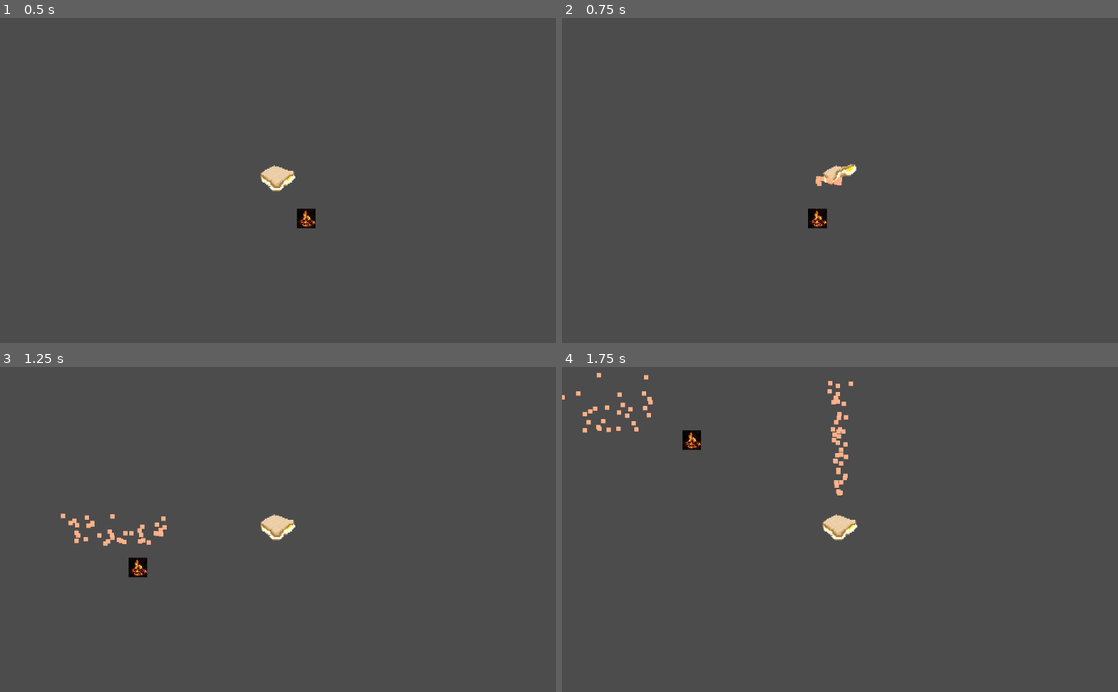
Above: before the commit, frames 1-4 (two rows, left to right).
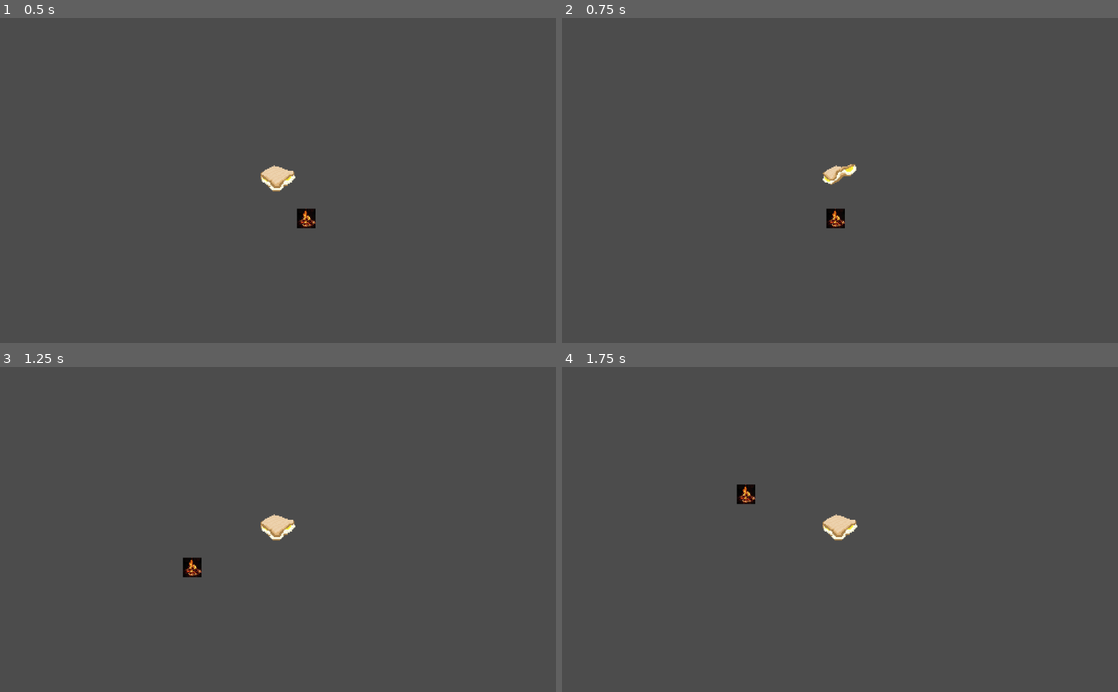
Above: after the commit, the same moments.

Repository: NomisIV/game21
Game: Godot game, scene res://main.tscn
The game is run twice, just before and just after one commit, with the same random seed, the same clock (stepped at 60 frames per second) and the same inputs.
Inputs:
- Up to frame 1 (0.5 s): no input
- Up to frame 2 (0.75 s): tap Enter at 0.5 s; hold D (move_right) from 0.53 s (still down); tap Shift (dodge) at 0.6 s
- Up to frame 3 (1.25 s): keep holding D (move_right)
- Up to frame 4 (1.75 s): release D (move_right) at 1.28 s; hold S (move_down) from 1.28 s (still down); tap Shift (dodge) at 1.35 s

Frame 1 is identical in both runs. In frame 2, 0.5% of the frame differs, in the area x 44-51%, y 48-65%; in frame 3, 0.8%; in frame 4, 1.1%, in the area x 0-53%, y 1-43%.

Commit message:
Add caviar (Kalles randiga, to be specific)

Diff:
--- a/aggmackan/Player.gd
+++ b/aggmackan/Player.gd
@@ -1,9 +1,15 @@
 extends KinematicBody2D
+
+enum Items {
+	NONE,
+	EGG,
+	CAVIAR,
+}
 
 const NORMAL_SPEED = 150
 const EGG_SPEED = 100
 var speed = NORMAL_SPEED
-var has_egg : bool = false
+var equipped_item = Items.NONE
 var dodge_speed = 400
 var dodge_time = 0.2
 var hp = 3
@@ -34,7 +40,7 @@
 	if Input.is_action_pressed("move_right"):
 		vel.x = speed
 
-	if Input.is_action_just_released("dodge"):
+	if Input.is_action_just_released("dodge") and equipped_item == Items.CAVIAR:
 		dodge_emmiter.rotation_degrees = 0
 		dodge_emmiter.rotate(vel.angle()+PI/2)
 		dodge_timer.start(dodge_time)
@@ -65,10 +71,13 @@
 
 
 func pick_up_egg():
-	has_egg = true
+	equipped_item = Items.EGG
 	speed = EGG_SPEED
 
 func drop_of_egg():
-	has_egg = false
+	equipped_item = Items.NONE
 	score += 1
 	speed = NORMAL_SPEED
+
+func pick_up_caviar():
+	equipped_item = Items.CAVIAR
--- a/aggmackan/Player.tscn
+++ b/aggmackan/Player.tscn
@@ -8,7 +8,6 @@
 [ext_resource path="res://assets/sprites/Kviar_par.png" type="Texture" id=6]
 
 [sub_resource type="RectangleShape2D" id=1]
-extents = Vector2( 12.7049, 10.5942 )
 
 [sub_resource type="SpriteFrames" id=2]
 animations = [ {
--- /dev/null
+++ b/aggmackan/caviar.gd
@@ -0,0 +1,14 @@
+extends Area2D
+
+onready var collisionBox = get_node("CollisionShape2D")
+
+# Called when the node enters the scene tree for the first time.
+func _ready():
+	pass # Replace with function body.
+
+# Called every frame. 'delta' is the elapsed time since the previous frame.
+func _process(delta):
+	for body in get_overlapping_bodies():
+		if body.has_method("pick_up_caviar"):
+			body.pick_up_caviar();
+			queue_free()
--- /dev/null
+++ b/aggmackan/caviar.tscn
@@ -0,0 +1,17 @@
+[gd_scene load_steps=4 format=2]
+
+[ext_resource path="res://caviar.gd" type="Script" id=1]
+[ext_resource path="res://assets/sprites/kalles.jpg" type="Texture" id=2]
+
+[sub_resource type="CircleShape2D" id=1]
+radius = 36.6742
+
+[node name="Area2D" type="Area2D"]
+script = ExtResource( 1 )
+
+[node name="CollisionShape2D" type="CollisionShape2D" parent="."]
+shape = SubResource( 1 )
+
+[node name="Sprite" type="Sprite" parent="."]
+scale = Vector2( 0.1, 0.1 )
+texture = ExtResource( 2 )
--- a/aggmackan/main.tscn
+++ b/aggmackan/main.tscn
@@ -1,5 +1,6 @@
-[gd_scene load_steps=6 format=2]
+[gd_scene load_steps=7 format=2]
 
+[ext_resource path="res://caviar.tscn" type="PackedScene" id=1]
 [ext_resource path="res://Map.tscn" type="PackedScene" id=3]
 [ext_resource path="res://Dragon.tscn" type="PackedScene" id=4]
 [ext_resource path="res://Player.tscn" type="PackedScene" id=5]
@@ -22,3 +23,6 @@
 
 [node name="campfire" parent="." instance=ExtResource( 6 )]
 position = Vector2( -663, -914 )
+
+[node name="Area2D" parent="." instance=ExtResource( 1 )]
+position = Vector2( -580, -373 )
Not shown, changed: aggmackan/assets/sprites/Kviar_par.png.import
Binary file added: aggmackan/assets/sprites/kalles.jpg
Not shown, added: aggmackan/assets/sprites/kalles.jpg.import
Not shown, changed: aggmackan/assets/sprites/mackan/mackan1.png.import
Not shown, changed: aggmackan/assets/sprites/mackan/mackan2.png.import
Not shown, changed: aggmackan/assets/sprites/mackan/mackan4.png.import
